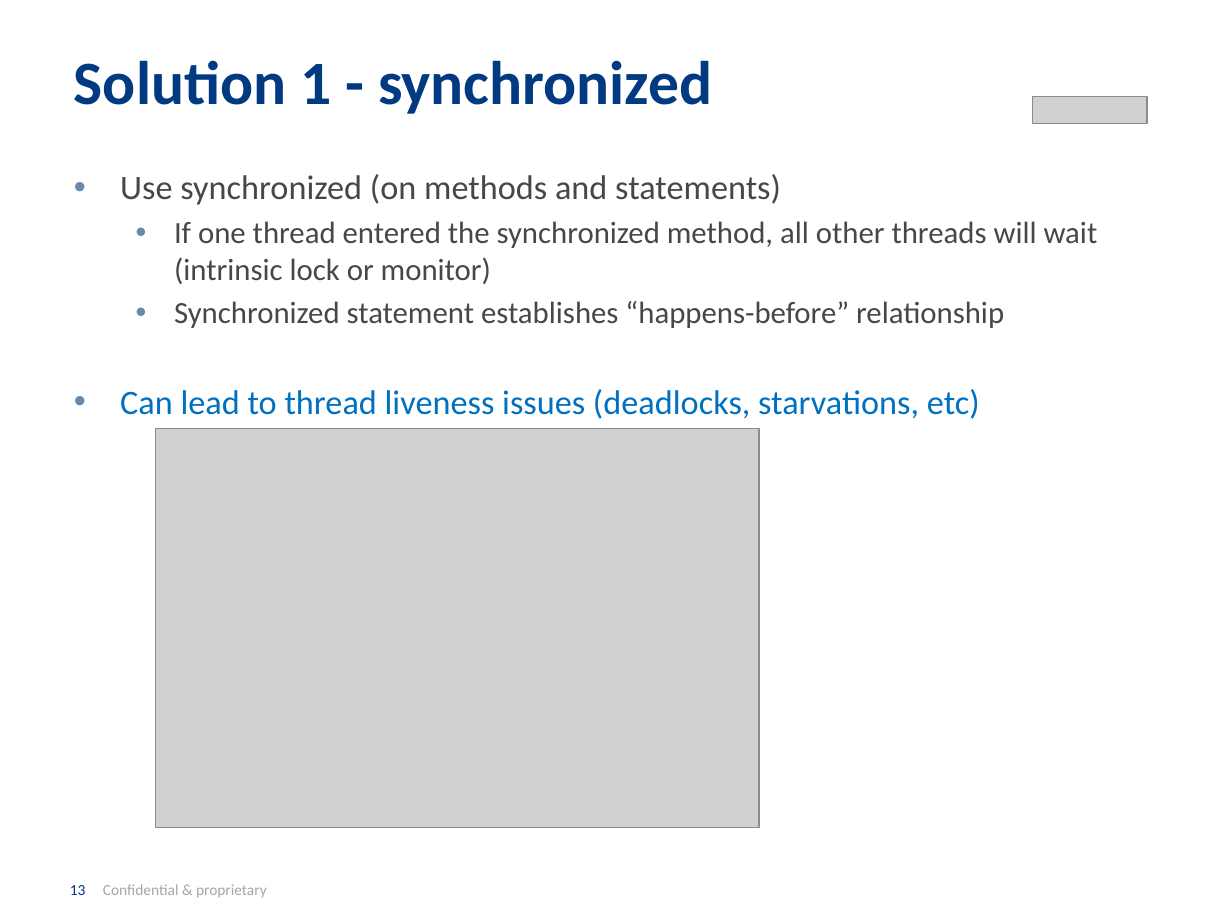
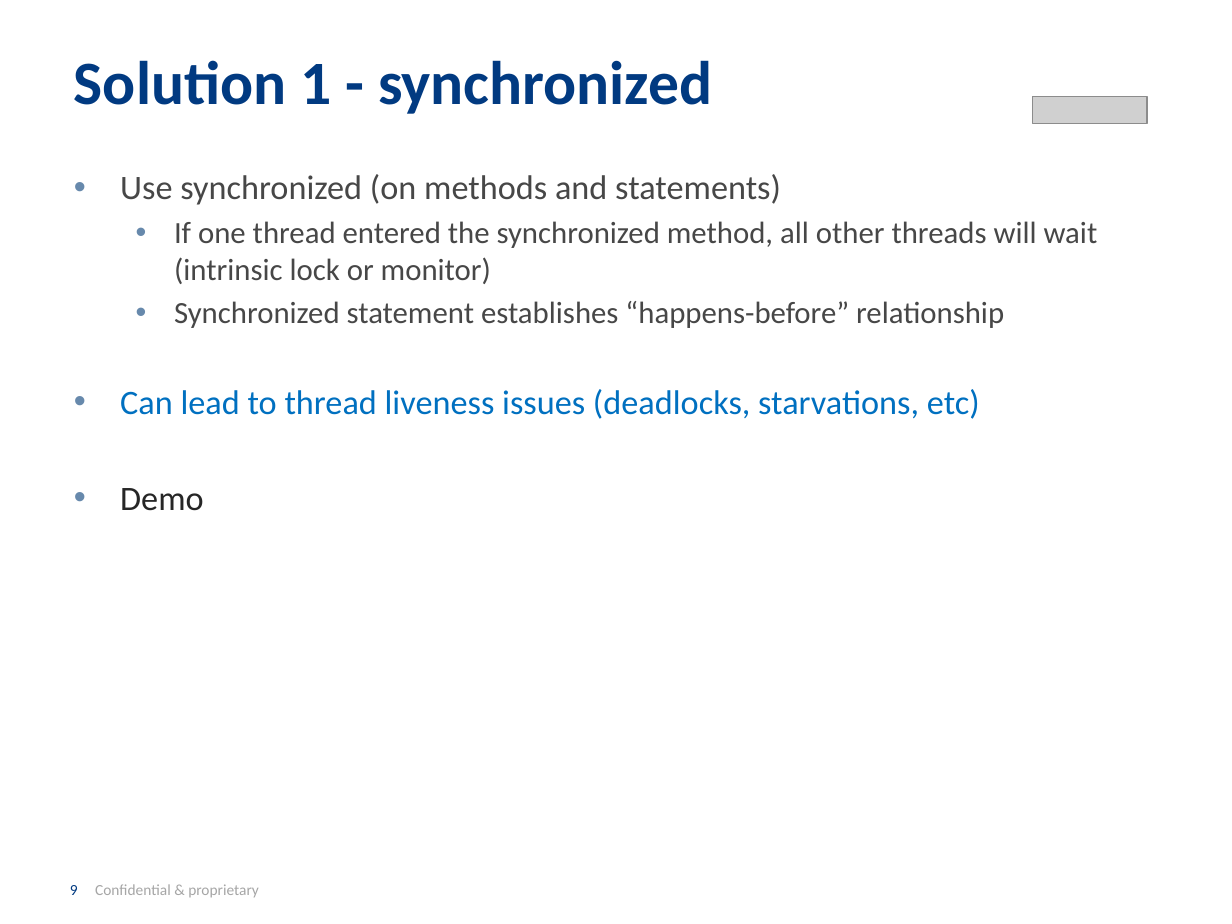
Before and after one commit to INRIX-Iurii-Okhmat/BrownBags, a slide deck: slide 9 of Presentation/Asynchronous Android.pptx (slide 13 before the commit). Drawn at 1232x924 pixels with LibreOffice and Linux fonts; fonts in the diff are those of the drawing; grey boxes stand for pictures; background and template pictures are left out. Boxes give left, top, right and bottom in pixels: in the first picture for what was removed or moved away, otherwise in the second. Text is boxed around its words. In the diff, an @@ line names an element or a change of style, - is before the commit and + after.

```diff
--- a/Presentation/Asynchronous Android.pptx
+++ b/Presentation/Asynchronous Android.pptx
@@ picture removed at (155,429,759,828) @@
@@ text at (120,488,204,511): paragraph added @@
+• Demo
@@ page number at (70,884,259,897): text changed @@
-13 Confidential & proprietary
+9 Confidential & proprietary
```
Also in this commit, not shown: 12 other slides changed, 3 slides added, 12 slides removed, 1 other file.
